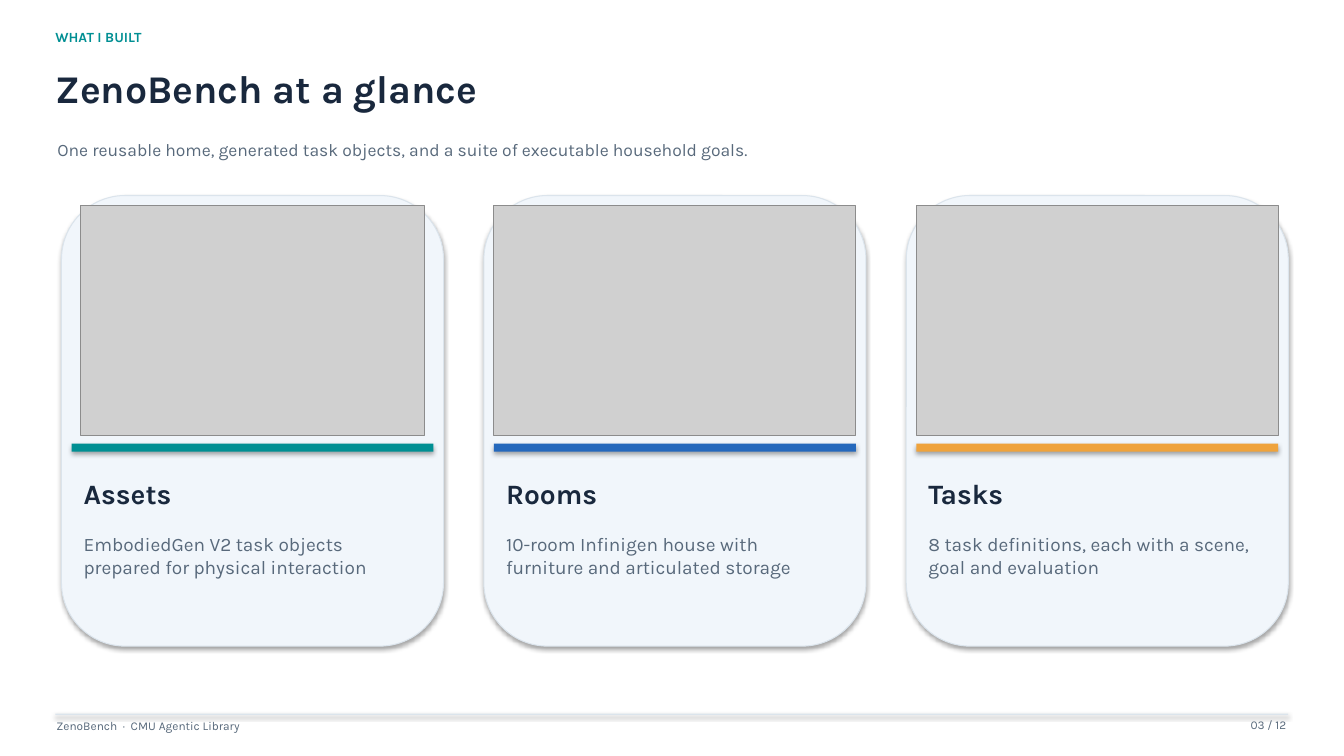
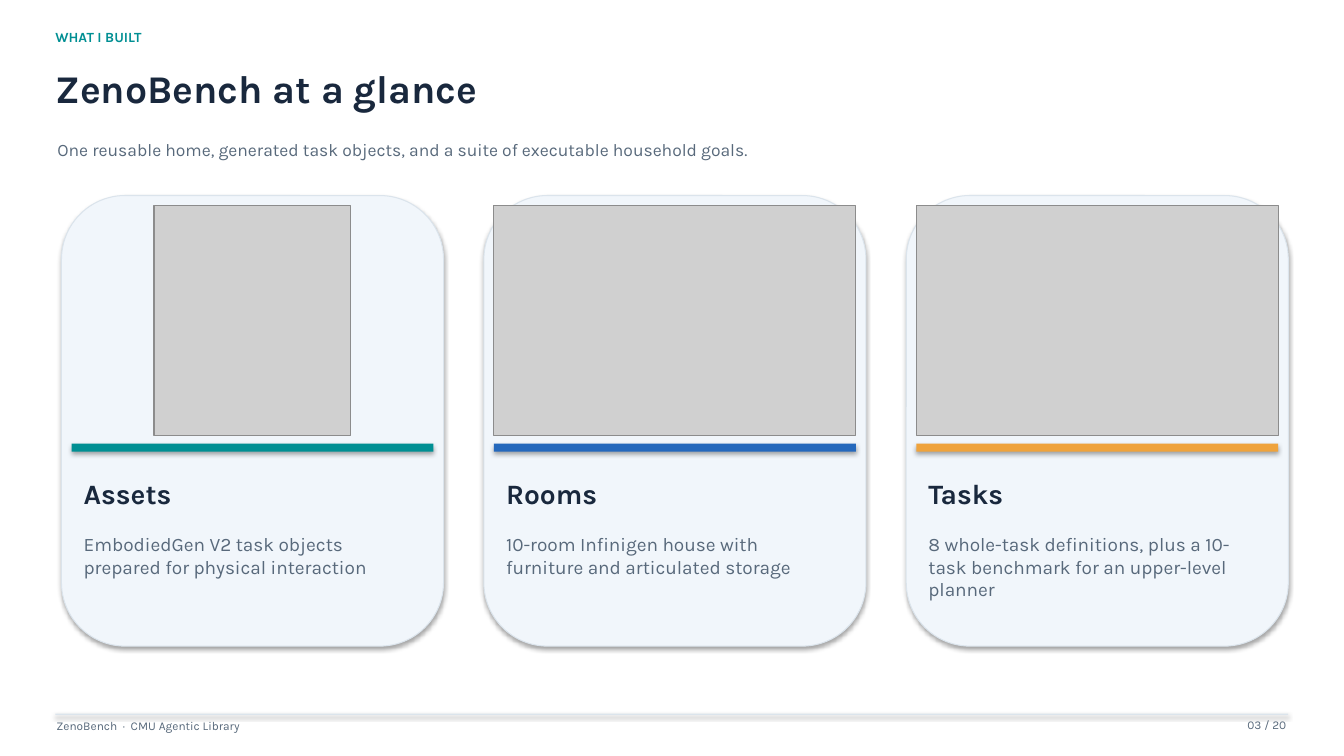
Before and after one commit to CMU-Agentic-Library/ZenoBench, a slide deck: slide 3 of presentations/ZenoBench_group_meeting.pptx. Drawn at 1344x756 pixels with LibreOffice and Linux fonts; fonts in the diff are those of the drawing; grey boxes stand for pictures. Boxes give left, top, right and bottom in pixels: in the first picture for what was removed or moved away, otherwise in the second. Text is boxed around its words. In the diff, an @@ line names an element or a change of style, - is before the commit and + after.

```diff
--- a/presentations/ZenoBench_group_meeting.pptx
+++ b/presentations/ZenoBench_group_meeting.pptx
@@ picture: place and size @@
-picture at [80, 206, 424, 436]
+picture at [154, 206, 351, 436]
@@ text at [928, 538, 1229, 601]: text changed @@
-8 task definitions, each with a scene, goal and evaluation
+8 whole-task definitions, plus a 10-task benchmark for an upper-level planner
@@ text at [1247, 721, 1286, 729]: text changed @@
-03 / 12
+03 / 20
```
Also in this commit, not shown: 8 other slides changed, 9 slides added, 1 slide removed, 13 other files.
